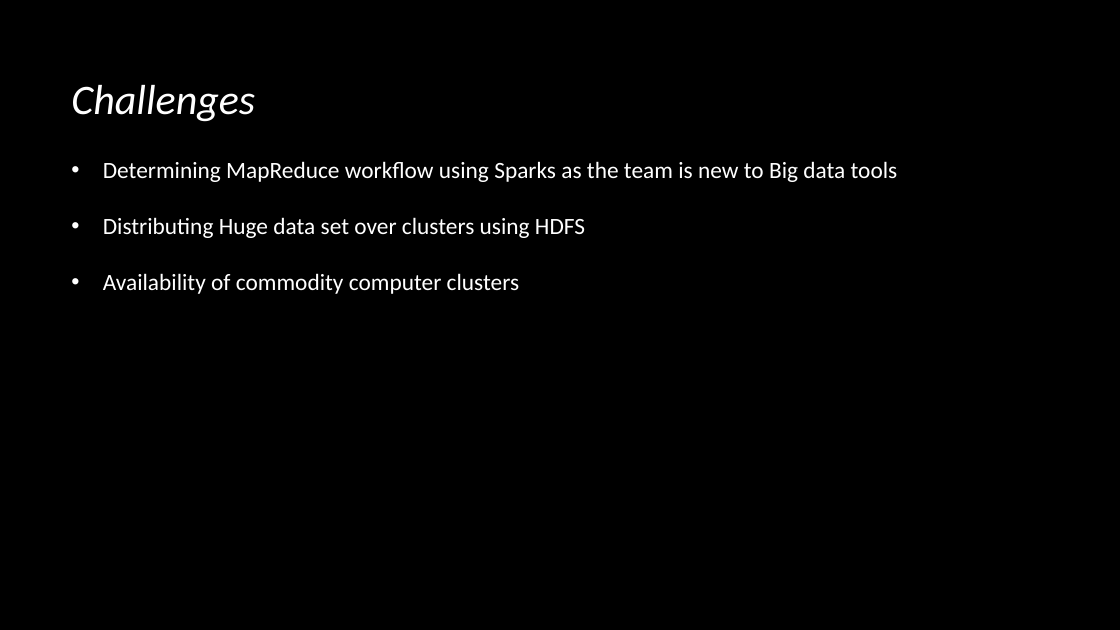
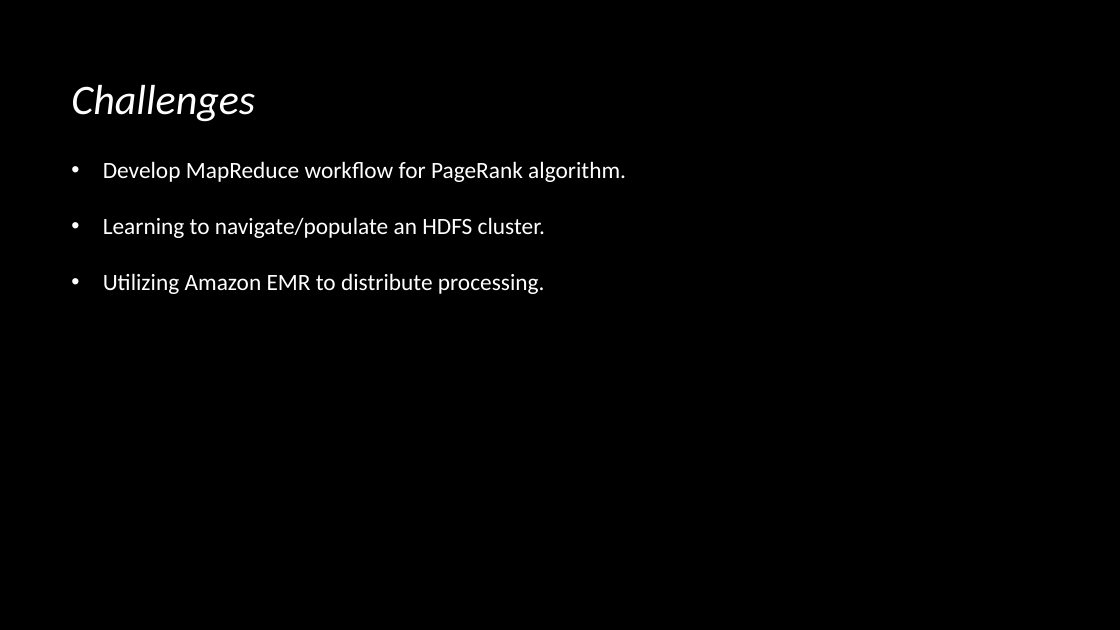
Before and after one commit to EvanGrill/CS436_Big_Data_Systems, a slide deck: slide 9 of doc/Bigdataproposal.pptx. Drawn at 1120x630 pixels with LibreOffice and Linux fonts; fonts in the diff are those of the drawing; background and template pictures are left out. Boxes give left, top, right and bottom in pixels: in the first picture for what was removed or moved away, otherwise in the second. Text is boxed around its words. In the diff, an @@ line names an element or a change of style, - is before the commit and + after.

```diff
--- a/doc/Bigdataproposal.pptx
+++ b/doc/Bigdataproposal.pptx
@@ text at box(103, 161, 626, 294): text changed @@
-• Determining MapReduce workflow using Sparks as the team is new to Big data tools
-• Distributing Huge data set over clusters using HDFS
-• Availability of commodity computer clusters
+• Develop MapReduce workflow for PageRank algorithm.
+• Learning to navigate/populate an HDFS cluster.
+• Utilizing Amazon EMR to distribute processing.
```
Also in this commit, not shown: 4 other slides changed, 2 slides added, 2 slides removed.
